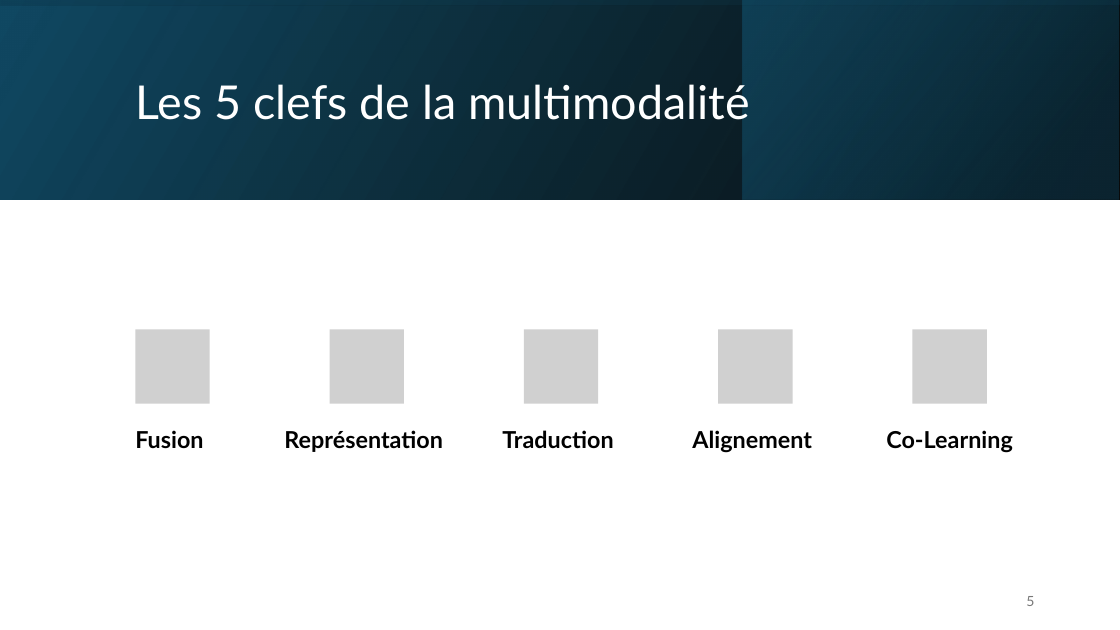
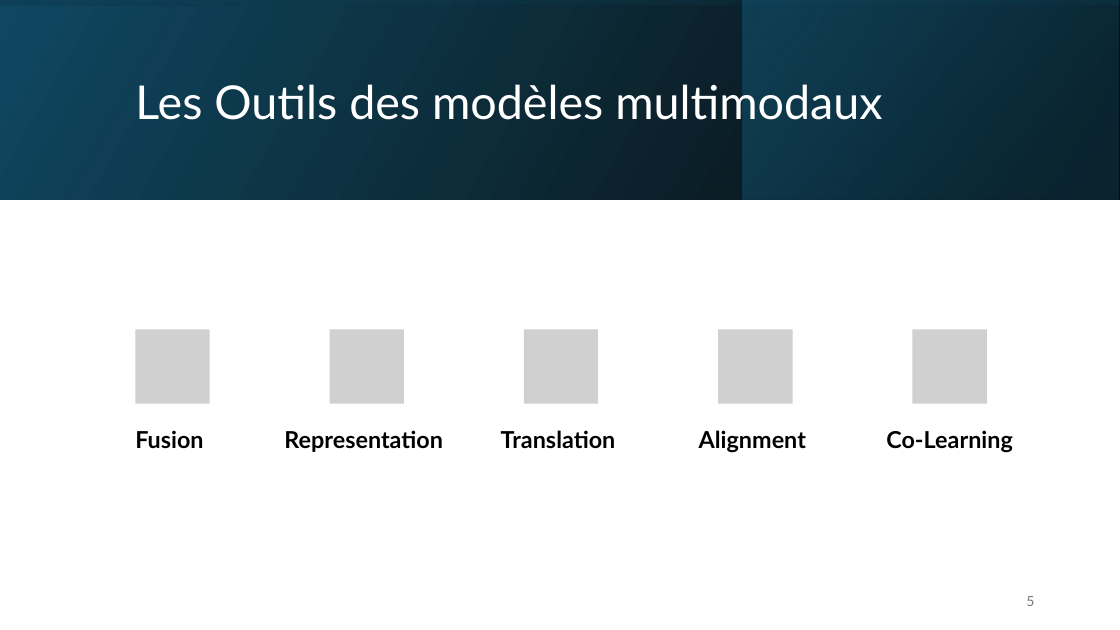
Before and after one commit to IzowRM/Stage-Cetic, a slide deck: slide 5 of Doc Slide/Presentation_du_27_01.pptx. Drawn at 1120x630 pixels with LibreOffice and Linux fonts; fonts in the diff are those of the drawing; grey boxes stand for pictures. Boxes give left, top, right and bottom in pixels: in the first picture for what was removed or moved away, otherwise in the second. Text is boxed around its words. In the diff, an @@ line names an element or a change of style, - is before the commit and + after.

```diff
--- a/Doc Slide/Presentation_du_27_01.pptx
+++ b/Doc Slide/Presentation_du_27_01.pptx
@@ title at (135,84,882,120): text changed @@
-Les 5 clefs de la multimodalité
+Les Outils des modèles multimodaux
@@ text at (284,430,443,452): text changed @@
-Représentation
+Representation
@@ text at (501,430,616,449): text changed @@
-Traduction
+Translation
@@ text at (699,430,806,453): text changed @@
-Alignement
+Alignment
```
Also in this commit, not shown: 8 other slides changed, 3 slides added, 6 slides removed, 5 other files.
